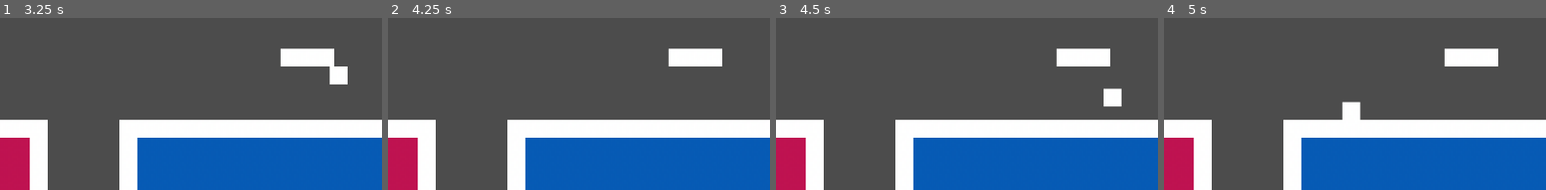
Above: before the commit, frames 1-4 (left to right).
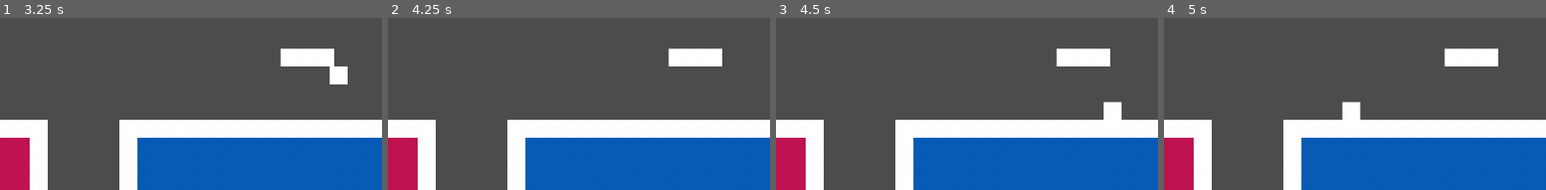
Above: after the commit, the same moments.

Repository: troingle/godot-platformer
Game: Godot game, scene res://World.tscn
The game is run twice, just before and just after one commit, with the same random seed, the same clock (stepped at 60 frames per second) and the same inputs.
Inputs:
- Up to frame 1 (3.25 s): tap Enter at 0.5 s; hold D (move_right) 0.53-2.03 s; tap X (dash) every 0.75 s from 0.6 to 2.85 s; tap Z (jump) at 0.77, 1.52, 3.02 s; hold A (move_left) 2.03-2.78 s; hold D (move_right) from 2.78 s (still down)
- Up to frame 2 (4.25 s): keep holding D (move_right); tap X (dash) at 3.6 s; tap Z (jump) at 3.77 s
- Up to frame 3 (4.5 s): tap Space at 4.25 s; release D (move_right) at 4.28 s; hold A (move_left) from 4.28 s (still down); tap X (dash) at 4.35 s
- Up to frame 4 (5 s): keep holding A (move_left); tap Z (jump) at 4.52 s
The pictures show only the part of the screen within x 50-100%, y 29-79%; the shares and areas given below are measured in that part.

Frames 1-2 are identical in both runs. In frame 3, 0.8% of the frame differs, in the area x 85-91%, y 40-60%; in frame 4, nothing differs.

Commit message:
Changed control scheme and weird camera bug

Diff:
--- a/project.godot
+++ b/project.godot
@@ -45,7 +45,6 @@
 jump={
 "deadzone": 0.5,
 "events": [ Object(InputEventKey,"resource_local_to_scene":false,"resource_name":"","device":0,"alt":false,"shift":false,"control":false,"meta":false,"command":false,"pressed":false,"scancode":90,"physical_scancode":0,"unicode":0,"echo":false,"script":null)
-, Object(InputEventKey,"resource_local_to_scene":false,"resource_name":"","device":0,"alt":false,"shift":false,"control":false,"meta":false,"command":false,"pressed":false,"scancode":32,"physical_scancode":0,"unicode":0,"echo":false,"script":null)
 , Object(InputEventKey,"resource_local_to_scene":false,"resource_name":"","device":0,"alt":false,"shift":false,"control":false,"meta":false,"command":false,"pressed":false,"scancode":16777232,"physical_scancode":0,"unicode":0,"echo":false,"script":null)
 , Object(InputEventKey,"resource_local_to_scene":false,"resource_name":"","device":0,"alt":false,"shift":false,"control":false,"meta":false,"command":false,"pressed":false,"scancode":87,"physical_scancode":0,"unicode":0,"echo":false,"script":null)
  ]
@@ -54,6 +53,7 @@
 "deadzone": 0.5,
 "events": [ Object(InputEventKey,"resource_local_to_scene":false,"resource_name":"","device":0,"alt":false,"shift":false,"control":false,"meta":false,"command":false,"pressed":false,"scancode":88,"physical_scancode":0,"unicode":0,"echo":false,"script":null)
 , Object(InputEventKey,"resource_local_to_scene":false,"resource_name":"","device":0,"alt":false,"shift":false,"control":false,"meta":false,"command":false,"pressed":false,"scancode":16777238,"physical_scancode":0,"unicode":0,"echo":false,"script":null)
+, Object(InputEventKey,"resource_local_to_scene":false,"resource_name":"","device":0,"alt":false,"shift":false,"control":false,"meta":false,"command":false,"pressed":false,"scancode":32,"physical_scancode":0,"unicode":0,"echo":false,"script":null)
  ]
 }
 
